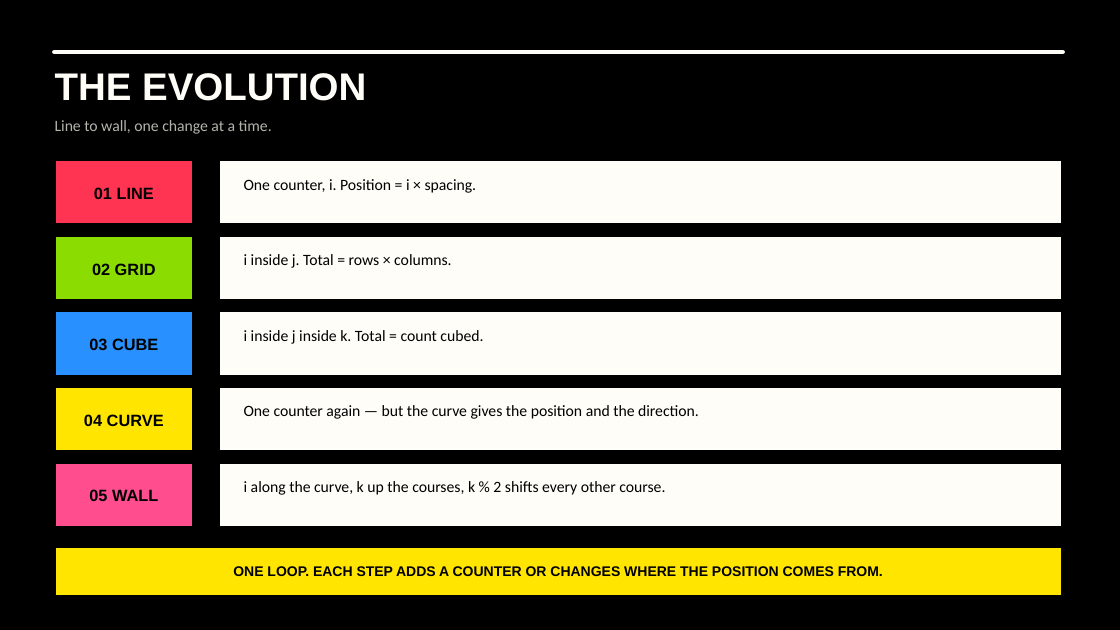
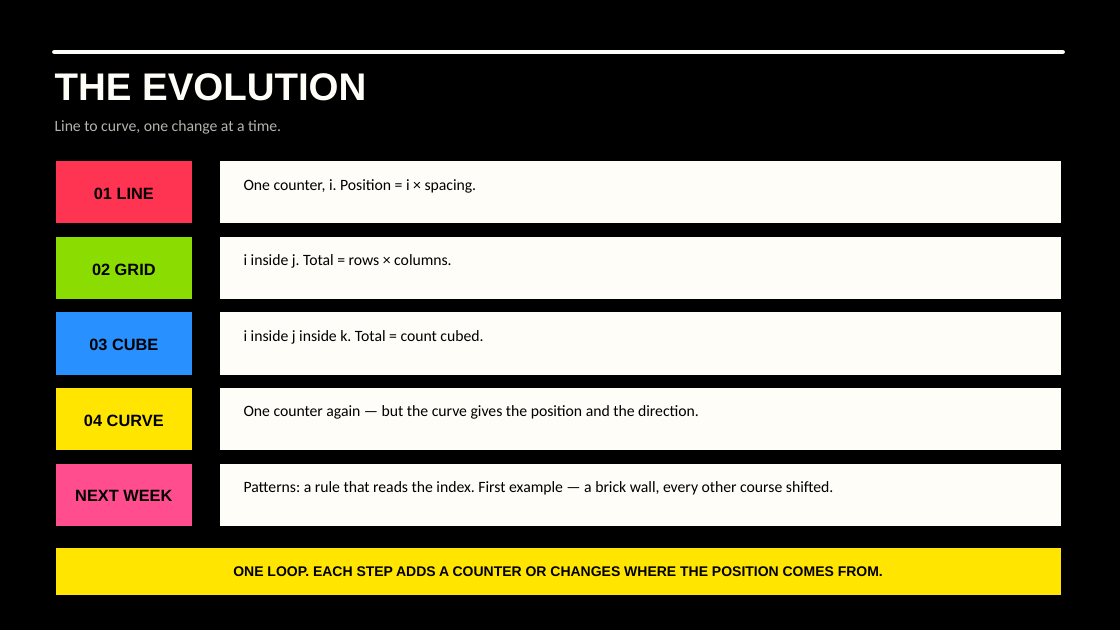
Before and after one commit to luigipacheco/arc3133, a slide deck: slide 11 of slides/ARC3133_Class06.pptx (slide 13 before the commit). Drawn at 1120x630 pixels with LibreOffice and Linux fonts; fonts in the diff are those of the drawing. Boxes give left, top, right and bottom in pixels: in the first picture for what was removed or moved away, otherwise in the second. Text is boxed around its words. In the diff, an @@ line names an element or a change of style, - is before the commit and + after.

```diff
--- a/slides/ARC3133_Class06.pptx
+++ b/slides/ARC3133_Class06.pptx
@@ text at [55, 120, 281, 134]: text changed @@
-Line to wall, one change at a time.
+Line to curve, one change at a time.
@@ text at [75, 489, 172, 501]: text changed @@
-05 WALL
+NEXT WEEK
@@ text at [244, 481, 833, 495]: text changed @@
-i along the curve, k up the courses, k % 2 shifts every other course.
+Patterns: a rule that reads the index. First example — a brick wall, every other course shifted.
```
Also in this commit, not shown: 5 other slides changed, 2 slides removed, 19 other files.
